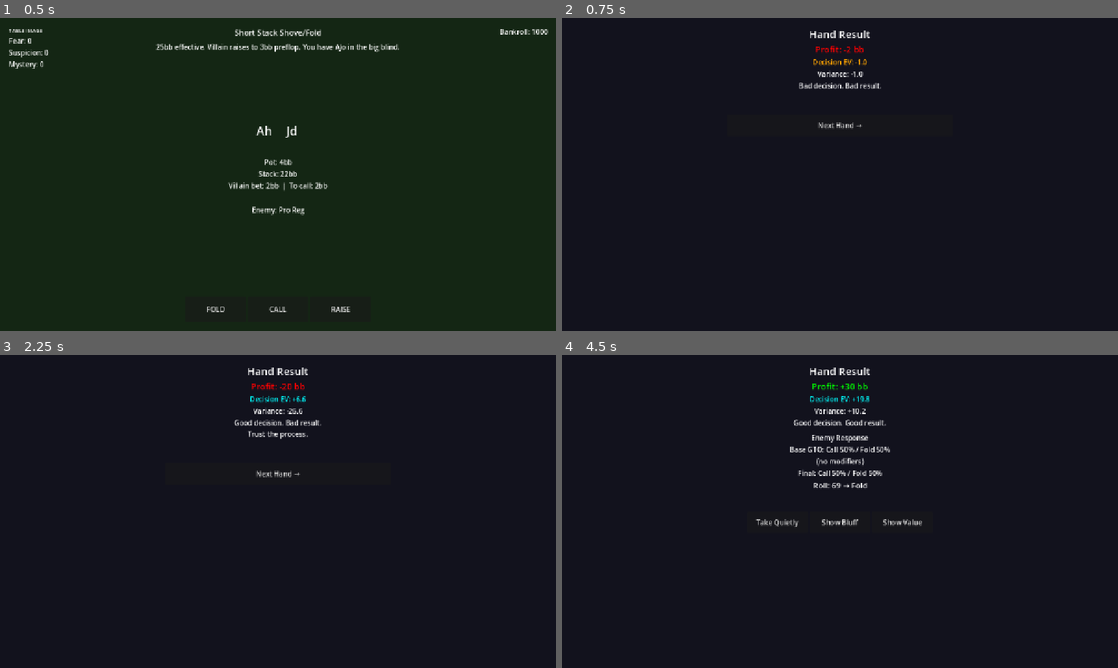
Above: before the commit, frames 1-4 (two rows, left to right).
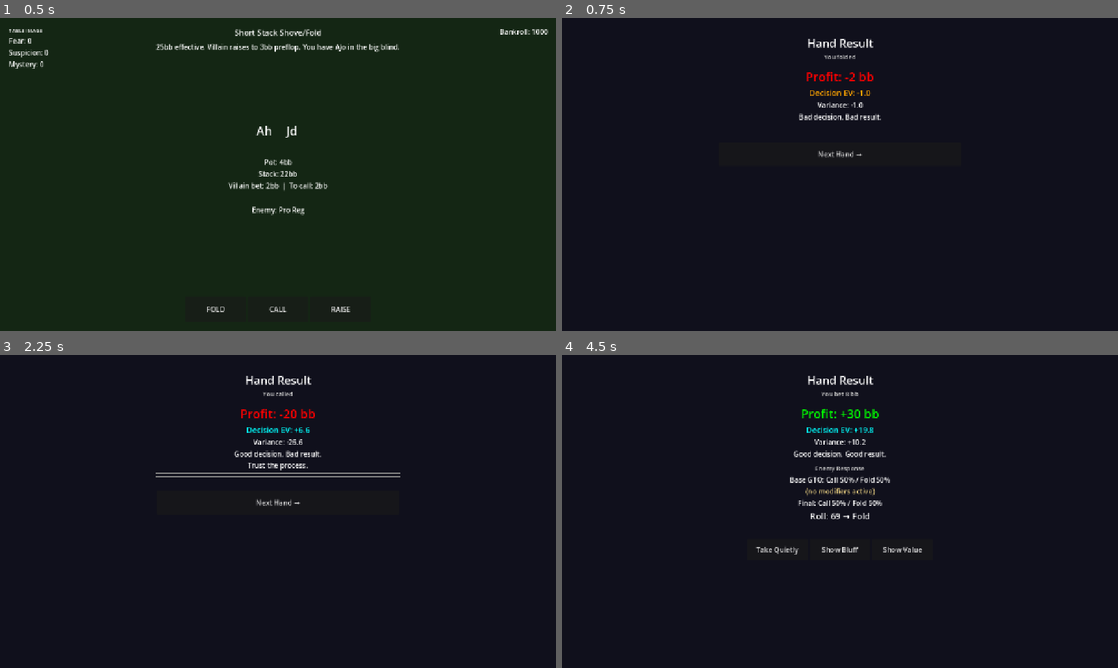
Above: after the commit, the same moments.

Repository: TianzeMYou/GTORoguelike
Game: Godot game, scene res://scenes/ui/Main.tscn
The game is run twice, just before and just after one commit, with the same random seed, the same clock (stepped at 60 frames per second) and the same inputs.
Inputs:
- Up to frame 1 (0.5 s): no input
- Up to frame 2 (0.75 s): click "FOLD" at 0.5 s
- Up to frame 3 (2.25 s): click "Next Hand →" at 1.25 s; click "CALL" at 2 s
- Up to frame 4 (4.5 s): click "Next Hand →" at 2.75 s; click "RAISE" at 3.5 s; click "25% pot" at 4.25 s

Frame 1 is identical in both runs. In frame 2, 1.6% of the frame differs, in the area x 42-58%, y 4-45%; in frame 3, 2.3%; in frame 4, 3.5%, in the area x 34-65%, y 4-64%.

Commit message:
Clean up result screen layout, add action label, fix empty sections

Diff:
--- a/scenes/ui/ResultScreen.tscn
+++ b/scenes/ui/ResultScreen.tscn
@@ -18,7 +18,7 @@
 anchor_bottom = 1.0
 grow_horizontal = 2
 grow_vertical = 2
-color = Color(0.05, 0.05, 0.1, 0.92)
+color = Color(0.05, 0.05, 0.1, 0.95)
 
 [node name="Panel" type="VBoxContainer" parent="."]
 layout_mode = 1
@@ -26,25 +26,36 @@
 anchor_top = 0.5
 anchor_right = 0.5
 anchor_bottom = 0.5
-offset_left = -260.0
-offset_top = -340.0
-offset_right = 260.0
-offset_bottom = 340.0
+offset_left = -280.0
+offset_top = -320.0
+offset_right = 280.0
+offset_bottom = 320.0
 
 [node name="Title" type="Label" parent="Panel"]
 horizontal_alignment = 1
-theme_override_font_sizes/font_size = 24
+theme_override_font_sizes/font_size = 26
 text = "Hand Result"
+
+[node name="ActionLabel" type="Label" parent="Panel"]
+name = "ActionLabel"
+horizontal_alignment = 1
+theme_override_font_sizes/font_size = 14
+text = ""
+modulate = Color(0.8, 0.8, 0.8, 1)
+
+[node name="Spacer1" type="Control" parent="Panel"]
+custom_minimum_size = Vector2(0, 8)
 
 [node name="ProfitLabel" type="Label" parent="Panel"]
 name = "ProfitLabel"
 horizontal_alignment = 1
-theme_override_font_sizes/font_size = 20
+theme_override_font_sizes/font_size = 28
 text = ""
 
 [node name="EVLabel" type="Label" parent="Panel"]
 name = "EVLabel"
 horizontal_alignment = 1
+theme_override_font_sizes/font_size = 18
 text = ""
 
 [node name="VarianceLabel" type="Label" parent="Panel"]
@@ -66,6 +77,8 @@
 
 [node name="EnemyTitle" type="Label" parent="Panel/EnemySection"]
 horizontal_alignment = 1
+theme_override_font_sizes/font_size = 14
+modulate = Color(0.8, 0.8, 0.8, 1)
 text = "Enemy Response"
 
 [node name="EnemyBaseLabel" type="Label" parent="Panel/EnemySection"]
@@ -76,6 +89,7 @@
 [node name="EnemyModsLabel" type="Label" parent="Panel/EnemySection"]
 name = "EnemyModsLabel"
 horizontal_alignment = 1
+modulate = Color(0.9, 0.8, 0.5, 1)
 text = ""
 
 [node name="EnemyFreqLabel" type="Label" parent="Panel/EnemySection"]
@@ -86,7 +100,7 @@
 [node name="RollLabel" type="Label" parent="Panel/EnemySection"]
 name = "RollLabel"
 horizontal_alignment = 1
-theme_override_font_sizes/font_size = 18
+theme_override_font_sizes/font_size = 20
 text = ""
 
 [node name="Divider2" type="HSeparator" parent="Panel"]
@@ -94,9 +108,8 @@
 [node name="ImageDeltaLabel" type="Label" parent="Panel"]
 name = "ImageDeltaLabel"
 horizontal_alignment = 1
+modulate = Color(0.6, 1.0, 0.8, 1)
 text = ""
-
-[node name="Divider3" type="HSeparator" parent="Panel"]
 
 [node name="MuckShowButtons" type="HBoxContainer" parent="Panel"]
 name = "MuckShowButtons"
@@ -120,7 +133,6 @@
 
 [node name="ContinueBtn" type="Button" parent="Panel"]
 name = "ContinueBtn"
-custom_minimum_size = Vector2(200, 50)
-horizontal_alignment = 1
+custom_minimum_size = Vector2(220, 55)
 text = "Next Hand →"
 visible = false
--- a/scripts/ui/ResultScreen.gd
+++ b/scripts/ui/ResultScreen.gd
@@ -14,23 +14,26 @@
 	$Panel/EVLabel.modulate = Color.CYAN if ev >= 0 else Color.ORANGE
 
 	$Panel/VarianceLabel.text = "Variance: %+.1f" % variance
+	$Panel/VerdictLabel.text = _verdict(profit, ev)
 
 	if result.action_taken == "bet":
+		$Panel/ActionLabel.text = "You bet %.0f bb" % result.bet_sizing
 		$Panel/EnemySection/EnemyBaseLabel.text = "Base GTO: Call %.0f%% / Fold %.0f%%" % [result.base_call_pct, result.base_fold_pct]
-
-		if result.modifiers.size() > 0:
-			$Panel/EnemySection/EnemyModsLabel.text = "\n".join(result.modifiers)
-		else:
-			$Panel/EnemySection/EnemyModsLabel.text = "(no modifiers)"
-
+		$Panel/EnemySection/EnemyModsLabel.text = "\n".join(result.modifiers) if result.modifiers.size() > 0 else "(no modifiers active)"
 		$Panel/EnemySection/EnemyFreqLabel.text = "Final: Call %.0f%% / Fold %.0f%%" % [result.enemy_call_pct, result.enemy_fold_pct]
 		$Panel/EnemySection/RollLabel.text = "Roll: %d → %s" % [result.roll, "Call" if result.enemy_called else "Fold"]
 		$Panel/EnemySection.visible = true
-	else:
+	elif result.action_taken == "call":
+		$Panel/ActionLabel.text = "You called"
+		$Panel/EnemySection.visible = false
+	elif result.action_taken == "check":
+		$Panel/ActionLabel.text = "You checked"
+		$Panel/EnemySection.visible = false
+	elif result.action_taken == "fold":
+		$Panel/ActionLabel.text = "You folded"
 		$Panel/EnemySection.visible = false
 
-	$Panel/VerdictLabel.text = _verdict(profit, ev)
-
+	# Muck/show only after winning a bet without showdown
 	if result.action_taken == "bet" and not result.enemy_called:
 		$Panel/MuckShowButtons.visible = true
 		$Panel/MuckShowButtons/MuckBtn.pressed.connect(_on_muck)
@@ -68,5 +71,5 @@
 
 func _finish_muck_show(delta_text: String) -> void:
 	$Panel/MuckShowButtons.visible = false
-	$Panel/ImageDeltaLabel.text = delta_text
+	$Panel/ImageDeltaLabel.text = "Table Image: " + delta_text
 	$Panel/ContinueBtn.visible = true
